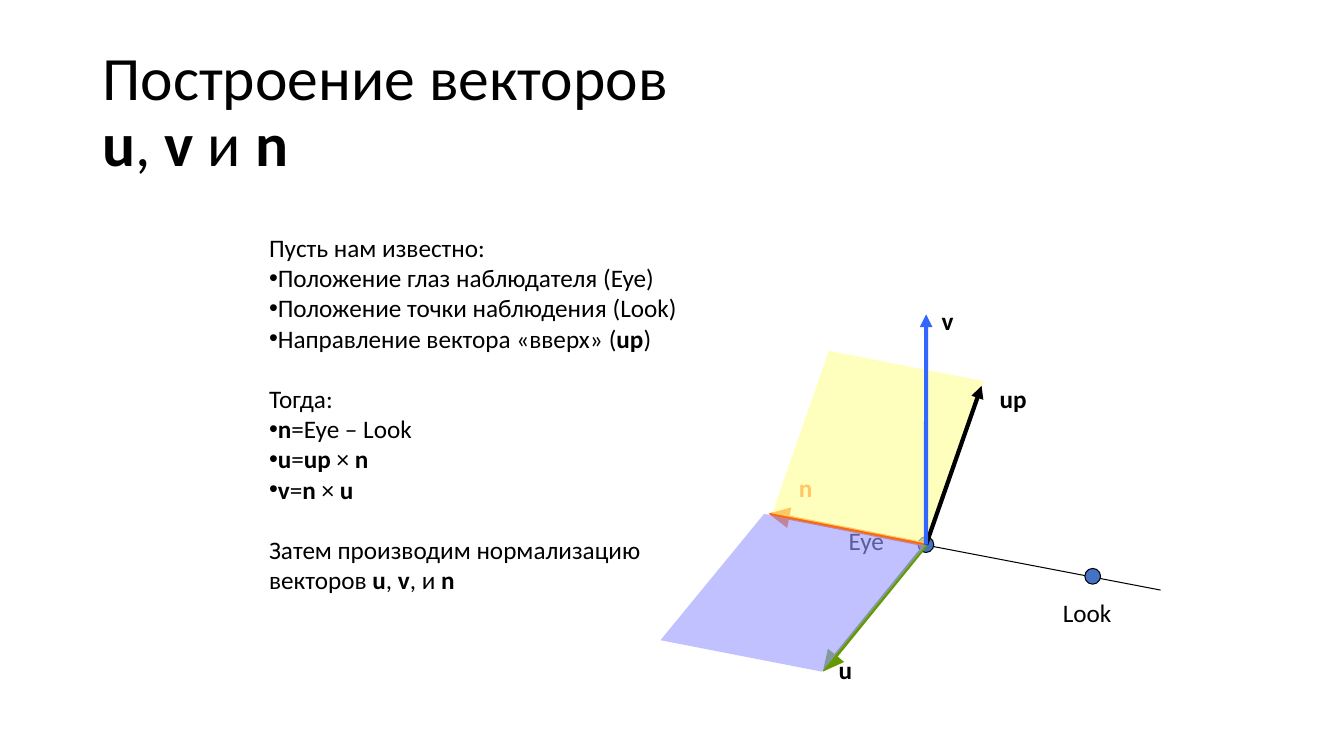
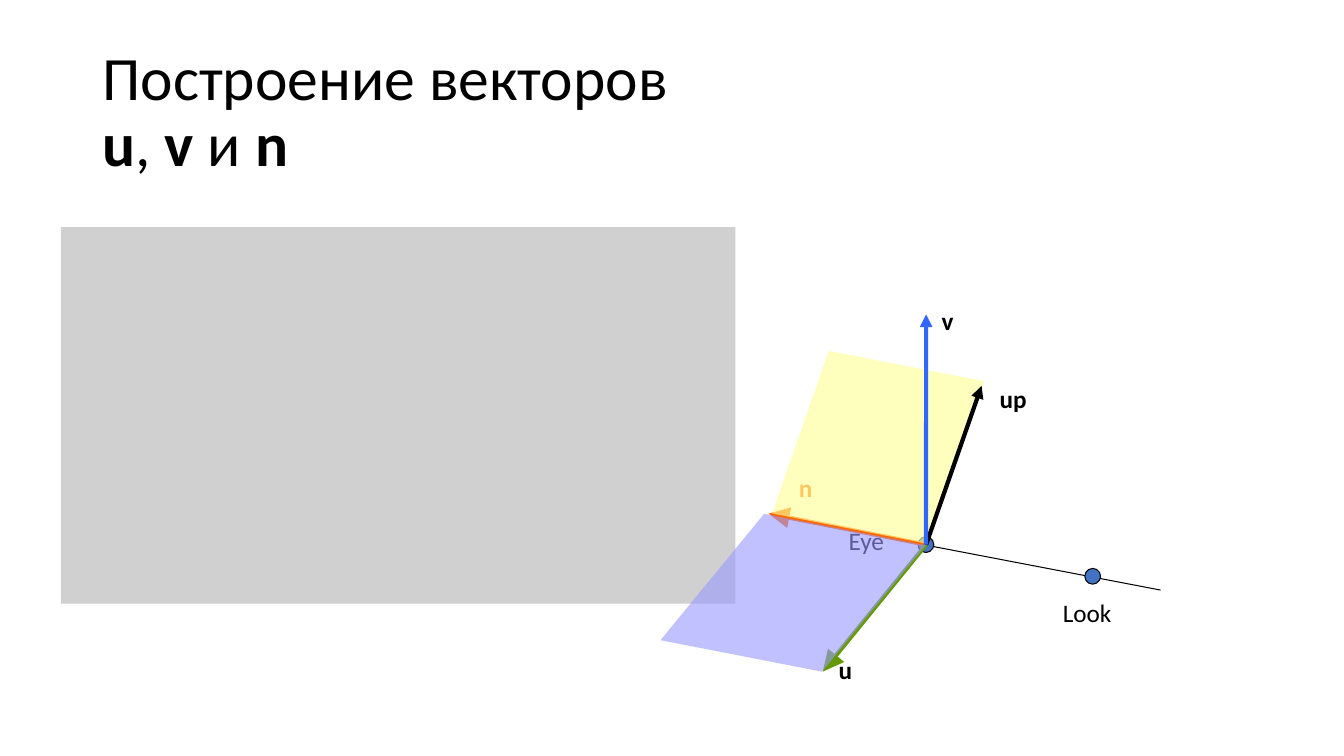
Before and after one commit to alexey-malov/cg-course, a slide deck: slide 130 of lectures/04 - Векторный анализ, трансформации и матрицы.pptx. Drawn at 1344x756 pixels with LibreOffice and Linux fonts; fonts in the diff are those of the drawing; grey boxes stand for pictures. Boxes give left, top, right and bottom in pixels: in the first picture for what was removed or moved away, otherwise in the second. Text is boxed around its words. In the diff, an @@ line names an element or a change of style, - is before the commit and + after.

```diff
--- a/lectures/04 - Векторный анализ, трансформации и матрицы.pptx
+++ b/lectures/04 - Векторный анализ, трансформации и матрицы.pptx
@@ picture added at bbox=[60, 227, 735, 604] @@
@@ text removed at bbox=[269, 240, 677, 593] @@
-Пусть нам известно:
-• Положение глаз наблюдателя (Eye)
-• Положение точки наблюдения (Look)
-• Направление вектора «вверх» (up)
-Тогда:
-• n=Eye – Look
-• u=up × n
-• v=n × u
-Затем производим нормализацию векторов u, v, и n
```
Also in this commit, not shown: 23 other slides changed, 7 slides added, 4 slides removed, 27 other files.
